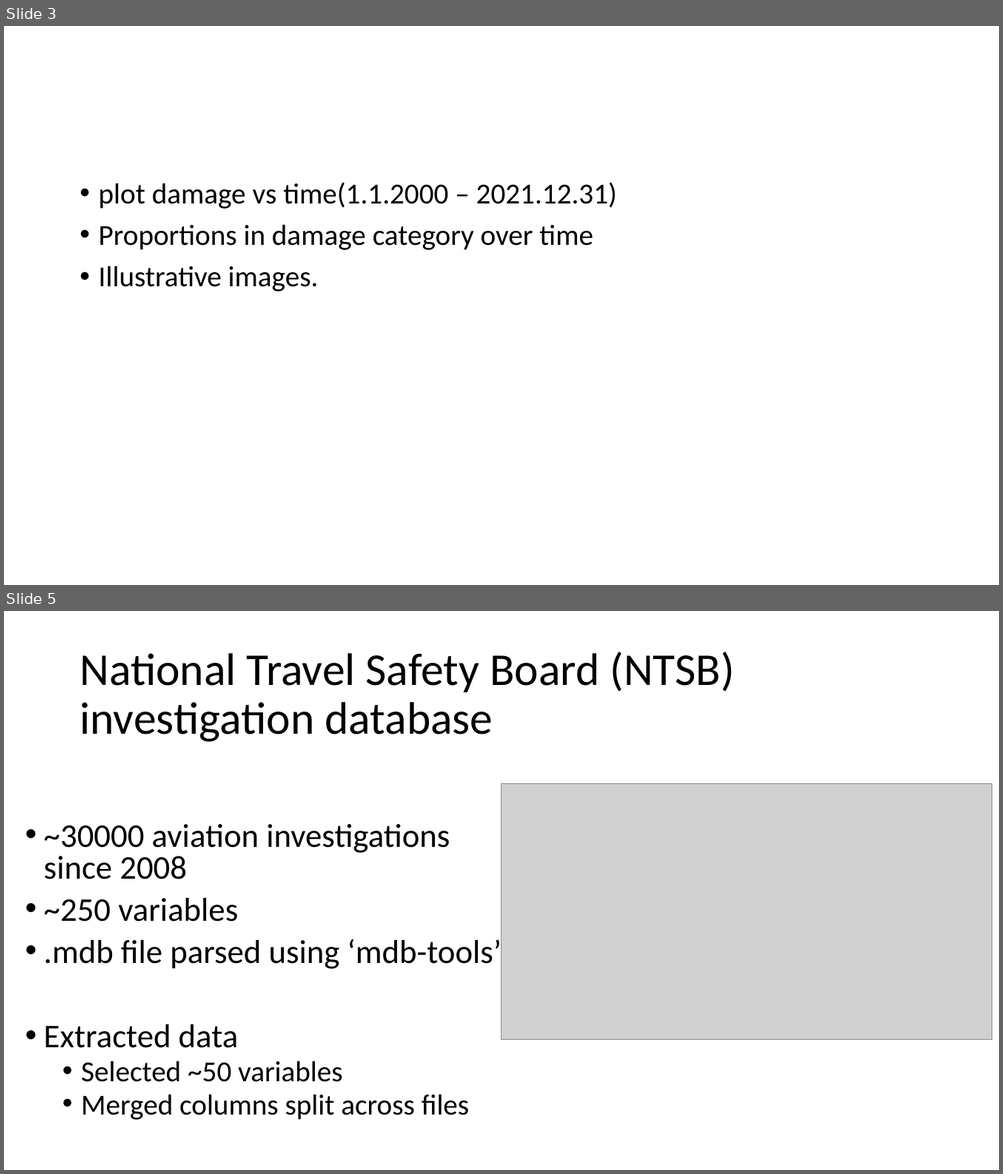
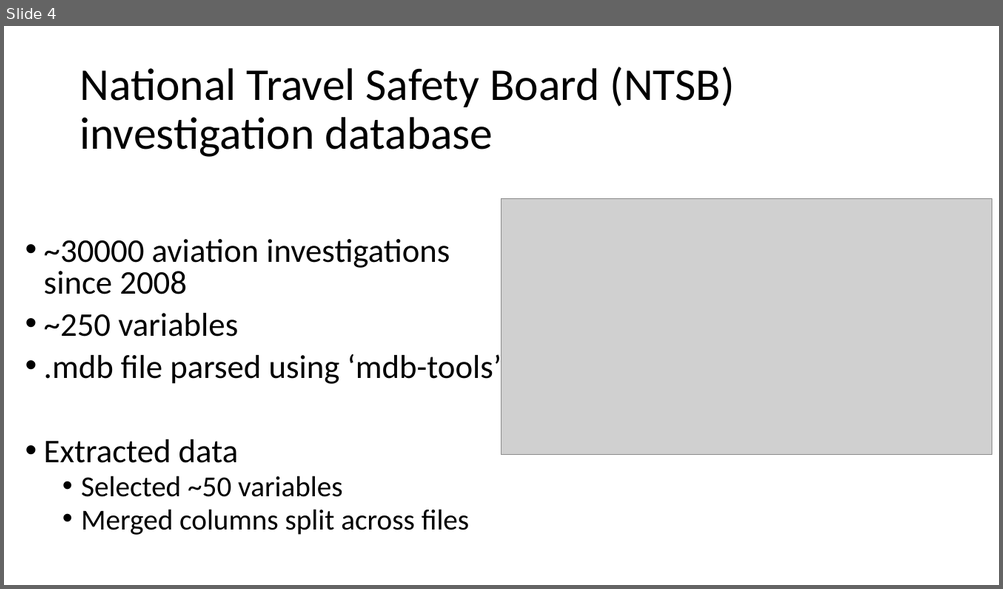
Before and after one commit to TheErdosInstitute-Summer2025-Project/aviation-project, a slide deck: deliverables/presentation_intro_problem_definition_data_collection.pptx. Shown one above the other, each under a label of ours: slides 3 and 5 before the commit, slide 4 after it; the slides between them are not shown. The pictures are 1003x1174 and 1003x589 pixels, drawn with LibreOffice and Linux fonts; fonts in the diff are those of the drawing; grey boxes stand for pictures. Boxes give left, top, right and bottom in pixels: in the first picture for what was removed or moved away, otherwise in the second. Text is boxed around its words. In the diff, an @@ line names an element or a change of style, - is before the commit and + after.

```diff
--- a/deliverables/presentation_intro_problem_definition_data_collection.pptx
+++ b/deliverables/presentation_intro_problem_definition_data_collection.pptx
@@ slide 3 removed at (4,26,999,585), background #FFFFFF @@
@@ text removed at (99,182,617,292) @@
-• plot damage vs time(1.1.2000 – 2021.12.31)
-• Proportions in damage category over time
-• Illustrative images.
@@ what was slide 5 is now slide 4 @@
```
Also in this commit, not shown: 3 slides changed.
